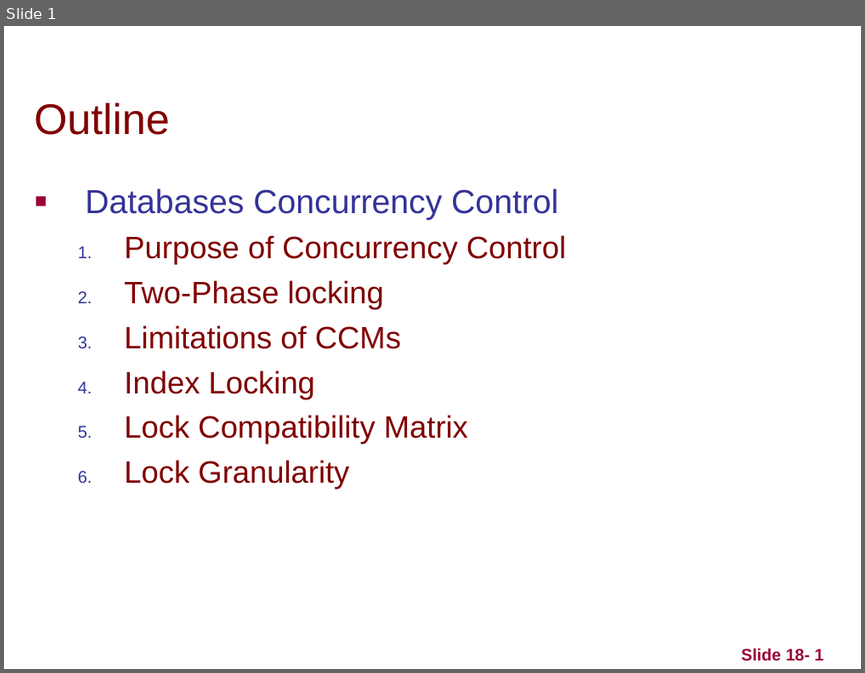
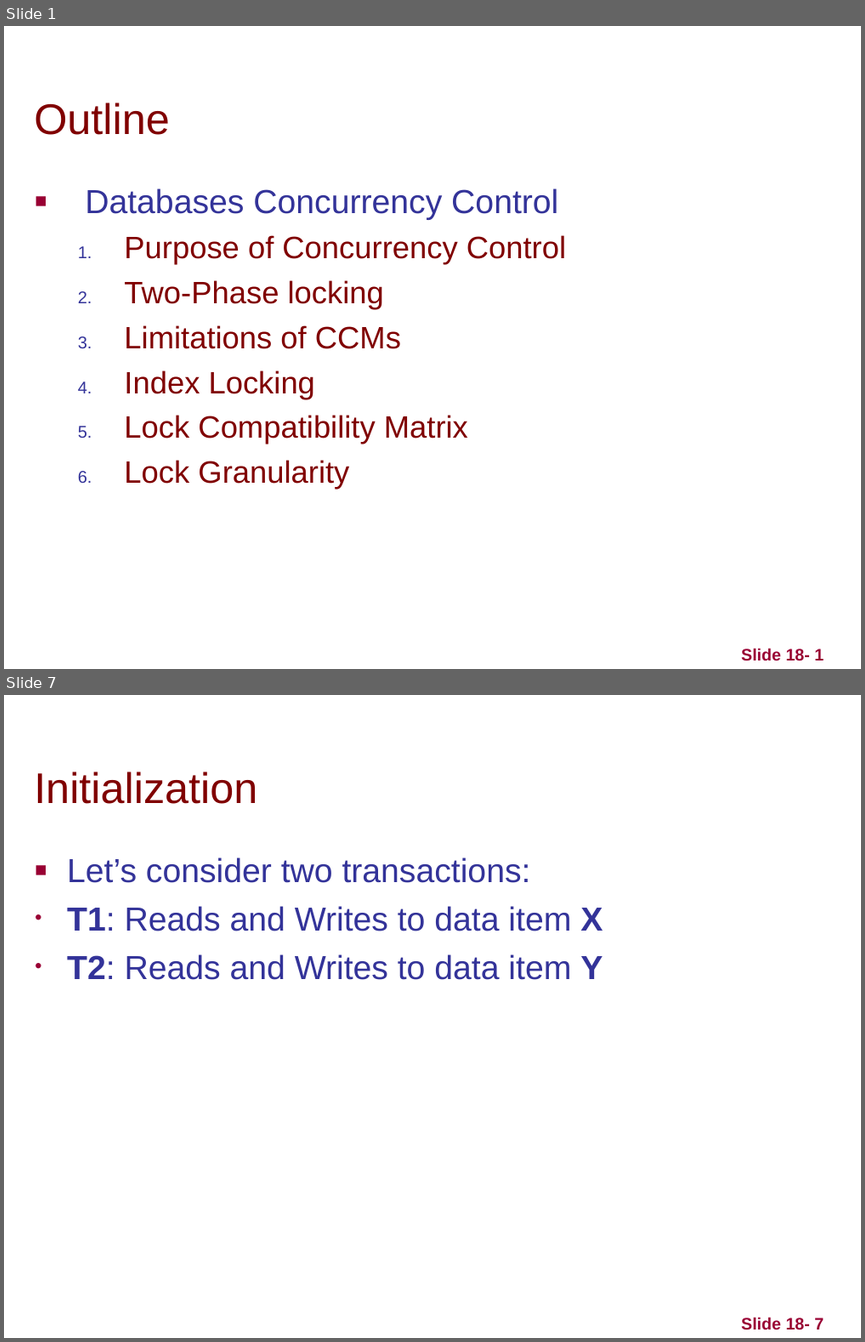
Before and after one commit to TahirAcharya/dbms, a slide deck: Module 5/concurrency-control-techniques.ppt. Shown one above the other, each under a label of ours: slide 1 before the commit, slides 1 and 7 after it; the slides between them are not shown. The pictures are 865x673 and 865x1342 pixels, drawn with LibreOffice and Linux fonts; fonts in the diff are those of the drawing. Boxes give left, top, right and bottom in pixels: in the first picture for what was removed or moved away, otherwise in the second. Text is boxed around its words. In the diff, an @@ line names an element or a change of style, - is before the commit and + after.

```diff
--- a/Module 5/concurrency-control-techniques.ppt
+++ b/Module 5/concurrency-control-techniques.ppt
@@ slide 7 added at [4, 695, 861, 1338], background #FFFFFF @@
@@ title added at [34, 771, 257, 804], 36 pt, text #800000 @@
+Initialization
@@ text added at [67, 857, 602, 980], 28 pt, text #333399 @@
+■ Let’s consider two transactions:
+• T1: Reads and Writes to data item X
+• T2: Reads and Writes to data item Y
@@ page number added at [741, 1316, 823, 1330], 14 pt, text #990033, bold @@
+Slide 18- 7
```
Also in this commit, not shown: 44 slides changed, 2 other slides added, 1 other file.
